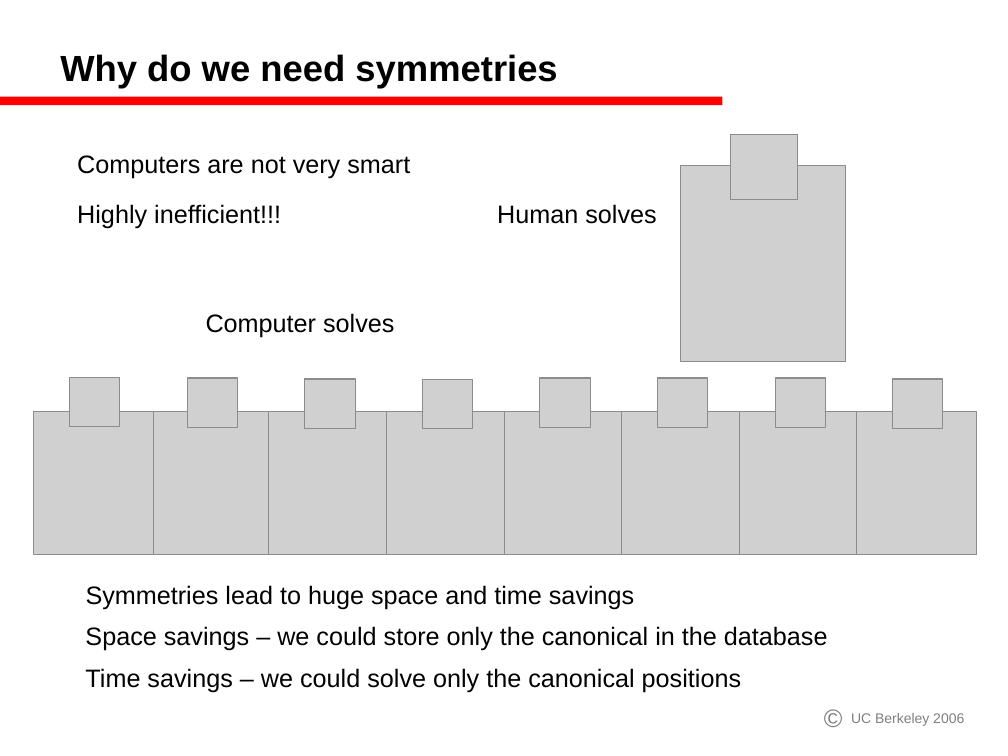
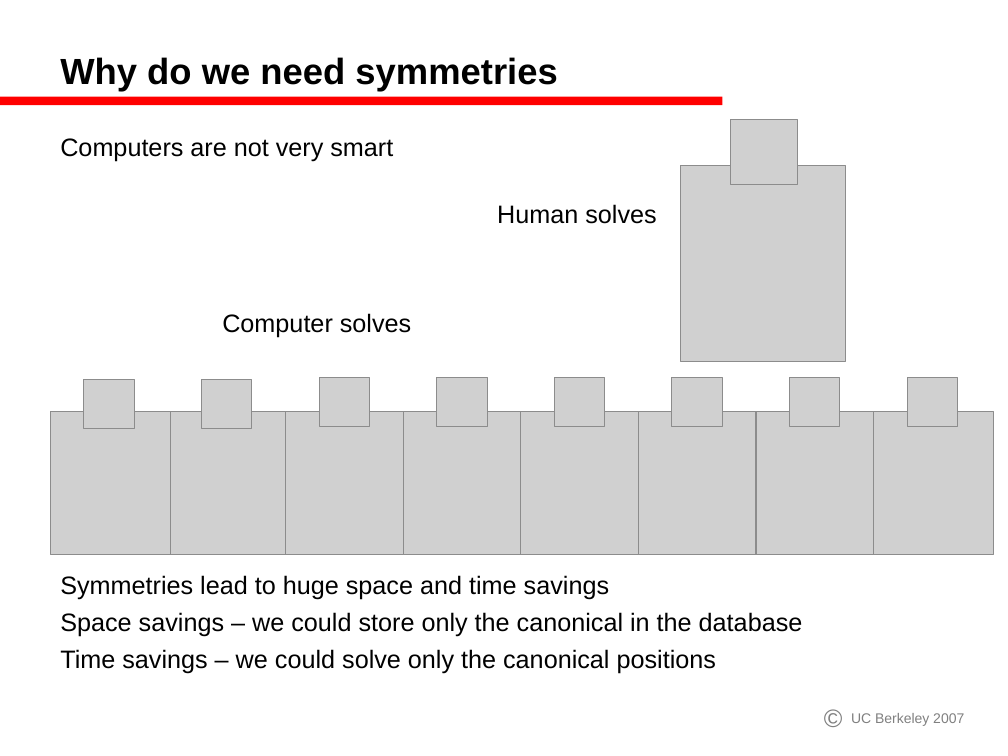
Before and after one commit to GamesCrafters/GamesmanClassic, a slide deck: slide 4 of gamesman/doc/Symmetries.ppt. Drawn at 1008x756 pixels with LibreOffice and Linux fonts; fonts in the diff are those of the drawing; grey boxes stand for pictures. Boxes give left, top, right and bottom in pixels: in the first picture for what was removed or moved away, otherwise in the second. Text is boxed around its words. In the diff, an @@ line names an element or a change of style, - is before the commit and + after.

```diff
--- a/gamesman/doc/Symmetries.ppt
+++ b/gamesman/doc/Symmetries.ppt
@@ text added at (60, 138, 803, 673), 18 pt, text #000000 @@
+Computers are not very smart
+Symmetries lead to huge space and time savings
+Space savings – we could store only the canonical in the database
+Time savings – we could solve only the canonical positions
@@ picture: place and size @@
-picture at (731, 134, 798, 199)
+picture at (731, 120, 798, 184)
@@ text removed at (77, 155, 410, 178) @@
-Computers are not very smart
@@ text removed at (77, 204, 281, 229) @@
-Highly inefficient!!!
@@ 16 pictures, 1 text: place and size @@
-16 pictures, 1 text at (33, 313, 977, 554)
+16 pictures, 1 text at (50, 313, 994, 554)
@@ text removed at (86, 585, 634, 610) @@
-Symmetries lead to huge space and time savings
@@ text removed at (85, 626, 828, 650) @@
-Space savings – we could store only the canonical in the database
@@ text removed at (85, 668, 741, 692) @@
-Time savings – we could solve only the canonical positions
@@ text removed at (851, 713, 964, 726) @@
-UC Berkeley 2006
@@ text added at (851, 713, 964, 726), 10 pt, text #808080 @@
+UC Berkeley 2007
```
Also in this commit, not shown: 9 other slides changed, 1 other file.
